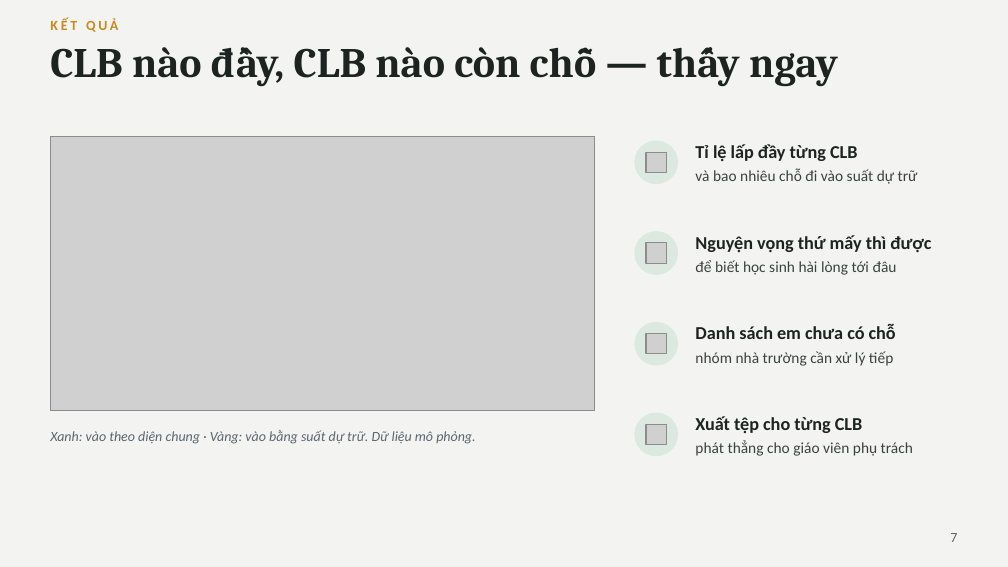
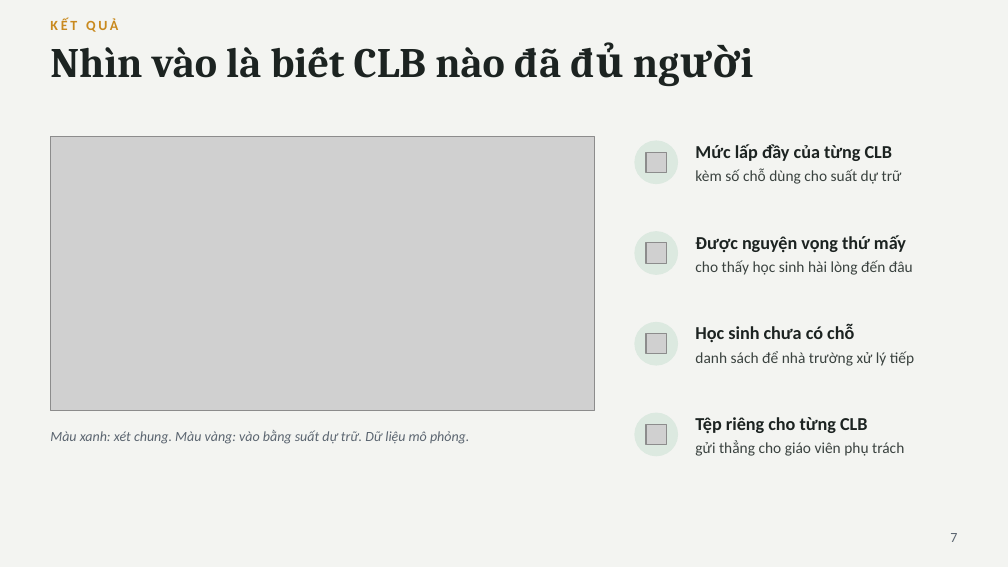
Before and after one commit to nguyenphanvantruong6969-arch/rbda-kiosk, a slide deck: slide 7 of TRINH_BAY_BAN_GIAM_HIEU.pptx. Drawn at 1008x567 pixels with LibreOffice and Linux fonts; fonts in the diff are those of the drawing; grey boxes stand for pictures. Boxes give left, top, right and bottom in pixels: in the first picture for what was removed or moved away, otherwise in the second. Text is boxed around its words. In the diff, an @@ line names an element or a change of style, - is before the commit and + after.

```diff
--- a/TRINH_BAY_BAN_GIAM_HIEU.pptx
+++ b/TRINH_BAY_BAN_GIAM_HIEU.pptx
@@ text at [50,47,561,78]: text changed @@
-CLB nào đầy, CLB nào còn chỗ — thấy ngay
+Nhìn vào là biết CLB nào đã đủ người
@@ text at [695,144,892,161]: text changed @@
-Tỉ lệ lấp đầy từng CLB
+Mức lấp đầy của từng CLB
@@ text at [695,168,902,184]: text changed @@
-và bao nhiêu chỗ đi vào suất dự trữ
+kèm số chỗ dùng cho suất dự trữ
@@ text at [695,235,906,252]: text changed @@
-Nguyện vọng thứ mấy thì được
+Được nguyện vọng thứ mấy
@@ text at [695,260,913,275]: text changed @@
-để biết học sinh hài lòng tới đâu
+cho thấy học sinh hài lòng đến đâu
@@ text at [695,325,854,342]: text changed @@
-Danh sách em chưa có chỗ
+Học sinh chưa có chỗ
@@ text at [695,351,914,366]: text changed @@
-nhóm nhà trường cần xử lý tiếp
+danh sách để nhà trường xử lý tiếp
@@ text at [695,417,868,433]: text changed @@
-Xuất tệp cho từng CLB
+Tệp riêng cho từng CLB
@@ text at [50,430,469,444]: text changed @@
-Xanh: vào theo diện chung · Vàng: vào bằng suất dự trữ. Dữ liệu mô phỏng.
+Màu xanh: xét chung. Màu vàng: vào bằng suất dự trữ. Dữ liệu mô phỏng.
@@ text at [695,440,904,456]: text changed @@
-phát thẳng cho giáo viên phụ trách
+gửi thẳng cho giáo viên phụ trách
```
Also in this commit, not shown: 10 other slides changed.
